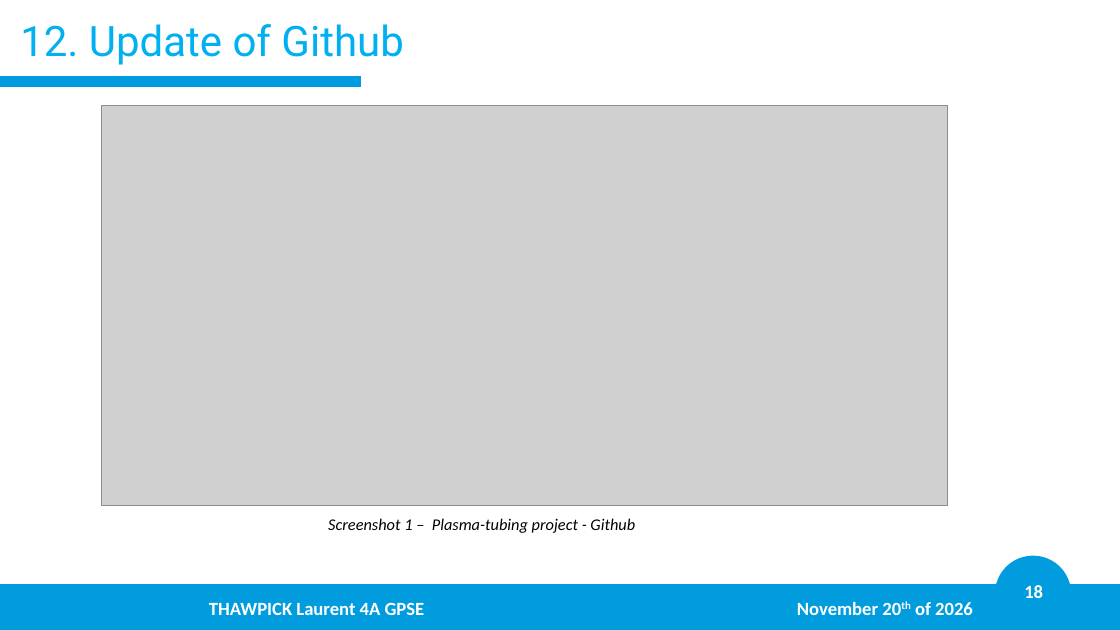
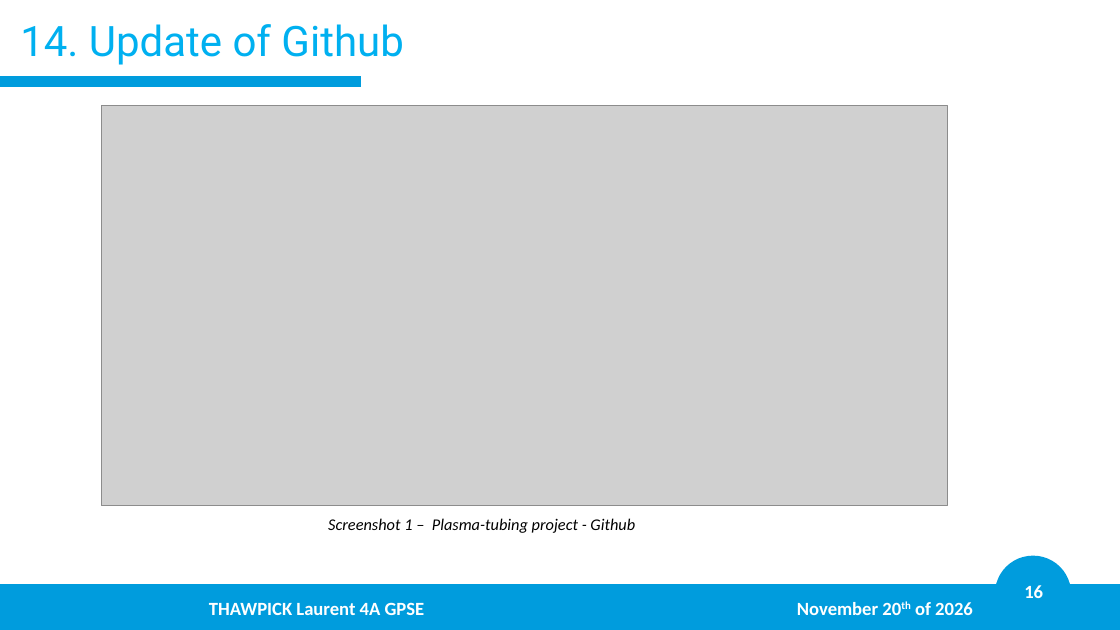
Before and after one commit to LaurentThaw/plasma-tubing, a slide deck: slide 16 of PDR for 20.11.26/PDR.pptx (slide 18 before the commit). Drawn at 1120x630 pixels with LibreOffice and Linux fonts; fonts in the diff are those of the drawing; grey boxes stand for pictures; background and template pictures are left out. Boxes give left, top, right and bottom in pixels: in the first picture for what was removed or moved away, otherwise in the second. Text is boxed around its words. In the diff, an @@ line names an element or a change of style, - is before the commit and + after.

```diff
--- a/PDR for 20.11.26/PDR.pptx
+++ b/PDR for 20.11.26/PDR.pptx
@@ title at (20, 24, 403, 65): text changed @@
-12. Update of Github
+14. Update of Github
@@ page number at (1024, 585, 1043, 598): text changed @@
-18
+16
```
Also in this commit, not shown: 12 other slides changed, 2 slides removed, 7 other files.
